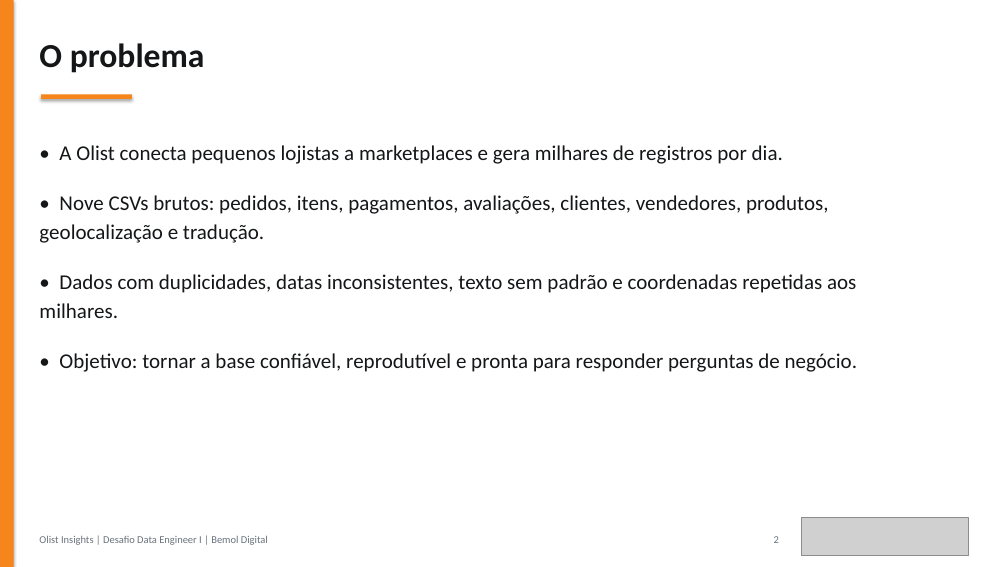
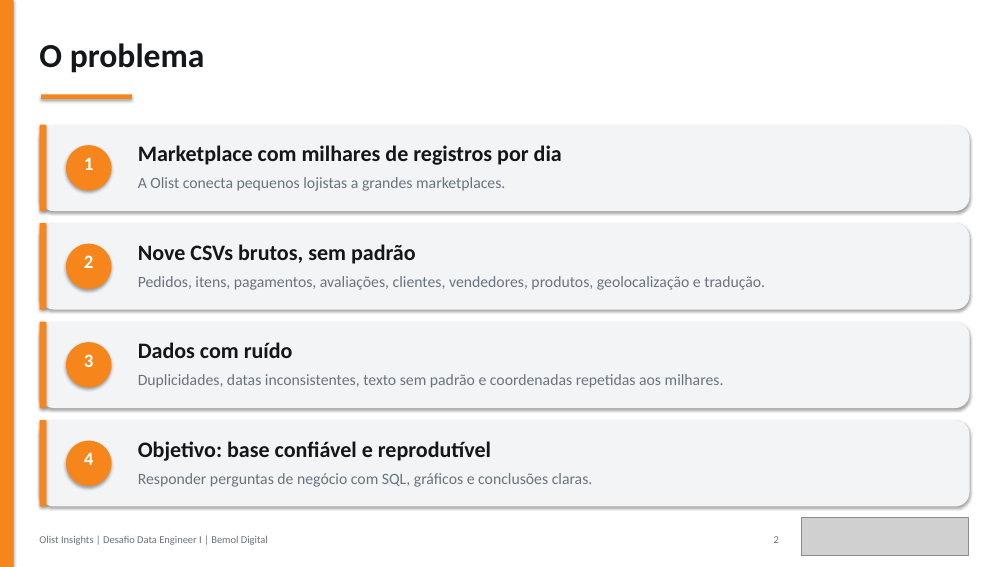
Before and after one commit to JulianaBallin/data-engineer-challenge, a slide deck: slide 2 of docs/apresentacao/apresentacao-olist.pptx. Drawn at 1008x567 pixels with LibreOffice and Linux fonts; fonts in the diff are those of the drawing; grey boxes stand for pictures. Boxes give left, top, right and bottom in pixels: in the first picture for what was removed or moved away, otherwise in the second. Text is boxed around its words. In the diff, an @@ line names an element or a change of style, - is before the commit and + after.

```diff
--- a/docs/apresentacao/apresentacao-olist.pptx
+++ b/docs/apresentacao/apresentacao-olist.pptx
@@ text removed at box(39, 145, 857, 372) @@
-• A Olist conecta pequenos lojistas a marketplaces e gera milhares de registros por dia.
-• Nove CSVs brutos: pedidos, itens, pagamentos, avaliações, clientes, vendedores, produtos, geolocalização e tradução.
-• Dados com duplicidades, datas inconsistentes, texto sem padrão e coordenadas repetidas aos milhares.
-• Objetivo: tornar a base confiável, reprodutível e pronta para responder perguntas de negócio.
@@ rounded rectangle added at box(39, 125, 969, 211), fill #F2F4F6 @@
@@ rectangle added at box(39, 125, 46, 211), fill #F6851B @@
@@ ellipse added at box(66, 145, 111, 191), fill #F6851B @@
@@ text added at box(138, 145, 562, 165), 21 pt, text #141618, bold @@
+Marketplace com milhares de registros por dia
@@ text added at box(84, 157, 94, 170), 18 pt, text #FFFFFF, bold @@
+1
@@ text added at box(138, 177, 505, 191), 15 pt, text #6A737D @@
+A Olist conecta pequenos lojistas a grandes marketplaces.
@@ rounded rectangle added at box(39, 223, 969, 309), fill #F2F4F6 @@
@@ rectangle added at box(39, 223, 46, 309), fill #F6851B @@
@@ ellipse added at box(66, 243, 111, 289), fill #F6851B @@
@@ text added at box(84, 255, 94, 268), 18 pt, text #FFFFFF, bold @@
+2
@@ text added at box(138, 244, 416, 264), 21 pt, text #141618, bold @@
+Nove CSVs brutos, sem padrão
@@ text added at box(138, 276, 765, 290), 15 pt, text #6A737D @@
+Pedidos, itens, pagamentos, avaliações, clientes, vendedores, produtos, geolocalização e tradução.
@@ rounded rectangle added at box(39, 321, 969, 408), fill #F2F4F6 @@
@@ rectangle added at box(39, 321, 46, 408), fill #F6851B @@
@@ ellipse added at box(66, 343, 111, 388), fill #F6851B @@
@@ text added at box(84, 354, 94, 367), 18 pt, text #FFFFFF, bold @@
+3
@@ text added at box(138, 342, 293, 358), 21 pt, text #141618, bold @@
+Dados com ruído
@@ text added at box(138, 374, 724, 388), 15 pt, text #6A737D @@
+Duplicidades, datas inconsistentes, texto sem padrão e coordenadas repetidas aos milhares.
@@ rounded rectangle added at box(39, 420, 969, 507), fill #F2F4F6 @@
@@ rectangle added at box(39, 420, 46, 507), fill #F6851B @@
@@ ellipse added at box(66, 441, 111, 486), fill #F6851B @@
@@ text added at box(138, 441, 491, 461), 21 pt, text #141618, bold @@
+Objetivo: base confiável e reprodutível
@@ text added at box(84, 452, 94, 465), 18 pt, text #FFFFFF, bold @@
+4
@@ text added at box(138, 473, 593, 487), 15 pt, text #6A737D @@
+Responder perguntas de negócio com SQL, gráficos e conclusões claras.
```
Also in this commit, not shown: 9 other slides changed, 2 slides added, 35 other files.
